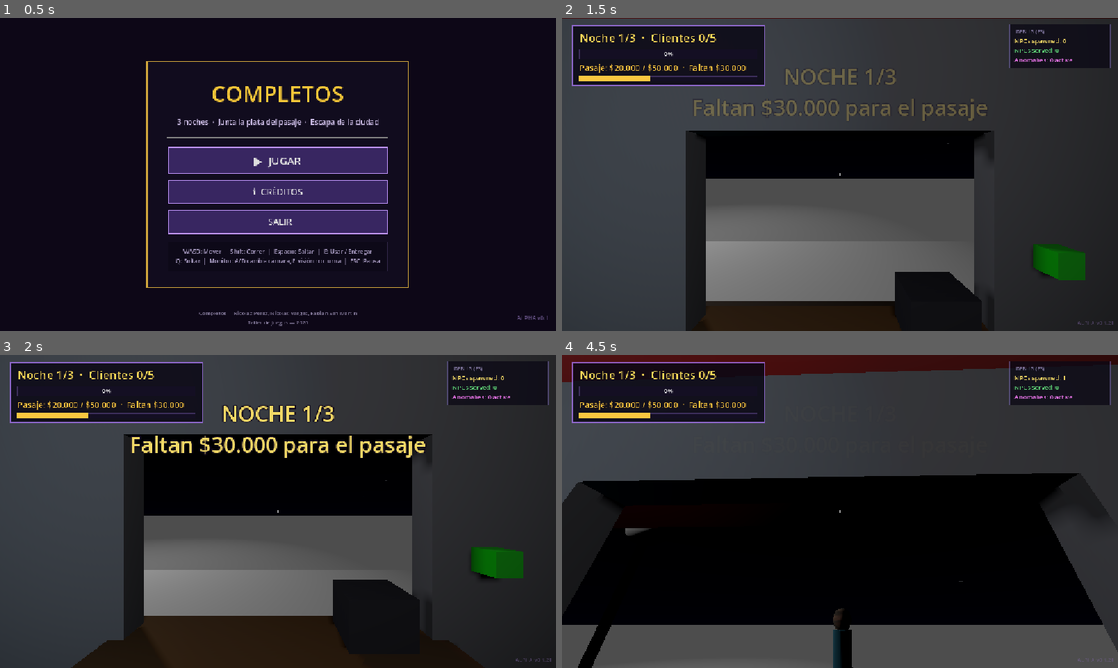
Above: before the commit, frames 1-4 (two rows, left to right).
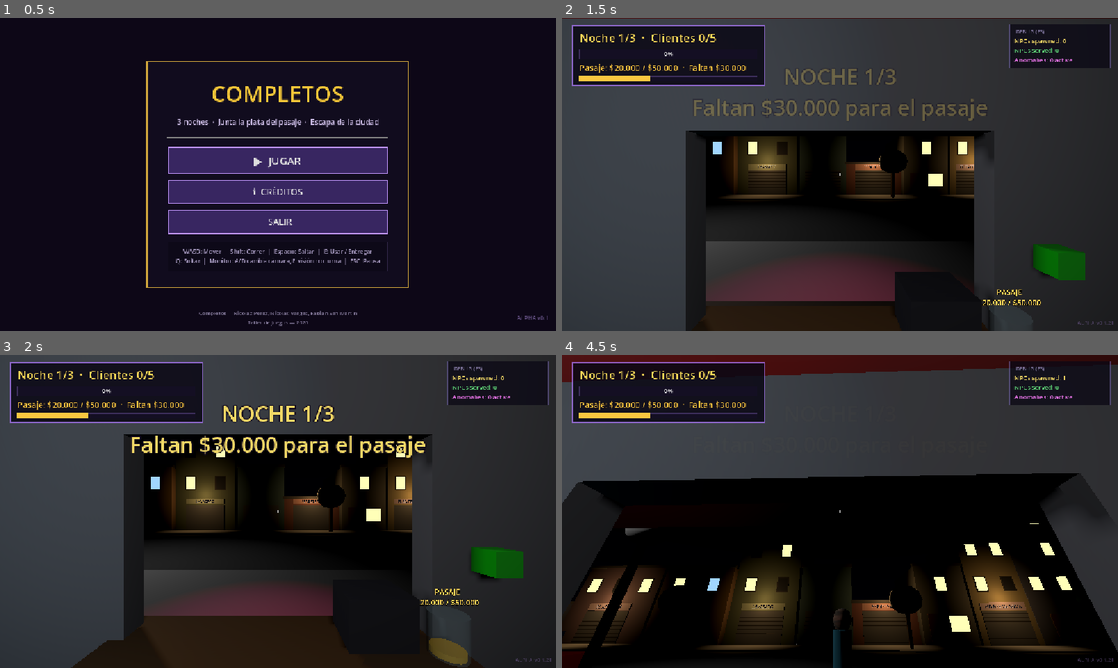
Above: after the commit, the same moments.

Repository: smfabiann/empanadas
Game: Godot game, scene res://scenes/ui/MainMenu.tscn
Same seed, same stepped clock (60 frames per second), same inputs: the game is played once before the commit and once after it. The engine's default icon, where the game draws it, is replaced by a stand-in: a white triangle on a blue panel in a dark square.
Inputs (mouse positions are in pixels of both pictures, inside the frame that each line leads up to):
- Up to frame 1 (0.5 s): no input
- Up to frame 2 (1.5 s): click "▶ JUGAR" at 0.5 s; click "Abrir el local (Noche 1)" at 1.25 s
- Up to frame 3 (2 s): no input
- Up to frame 4 (4.5 s): tap Enter at 2 s; move the mouse to (867, 511) at 2.02 s; hold Q (drop_item) 2.03-2.78 s; hold W from 2.03 s (still down); tap Space (jump) at 2.27, 3.02 s; move the mouse to (812, 511) at 2.77 s; tap E (interact) at 2.85 s; move the mouse to (851, 505) at 3.52 s; hold Shift (sprint) 3.53-4.28 s; move the mouse to (834, 517) at 4.27 s; tap F at 4.35 s

Frame 1 is identical in both runs. In frame 2, 21% of the frame differs, in the area x 25-87%, y 37-92%; in frame 3, 18%; in frame 4, 21%, in the area x 0-100%, y 53-100%.

Commit message:
feat(mapa): barrio nocturno, letrero de neón, paradero y alcancía del pasaje (HU-08)
- CityBlock (@tool): cuadras con ventanas encendidas, cortinas y letreros iluminados.
- Letrero de neón COMPLETOS que parpadea, paradero con afiche de la Terminal,
  auto estacionado, árboles y postes con cables.
- Alcancía con los ahorros y calendario con la noche actual dentro del local.
- Menú del local con precios y la opción MOJADO.

Co-Authored-By: Claude Opus 5.5 (1M context) <noreply@anthropic.com>
Claude-Session: https://claude.ai/code/session_01MWzsMLVFfv4UFsuvuHcJ38

Diff:
--- a/scenes/Main.tscn
+++ b/scenes/Main.tscn
@@ -26,6 +26,8 @@
 [ext_resource type="Resource" path="res://resources/anomalies/cctv_lurker.tres" id="21_cctv_lurker"]
 [ext_resource type="Resource" path="res://resources/anomalies/cctv_intruder.tres" id="22_cctv_intruder"]
 [ext_resource type="Resource" path="res://resources/anomalies/cctv_power_failure.tres" id="23_cctv_power"]
+[ext_resource type="PackedScene" path="res://scenes/map/Neighborhood.tscn" id="24_neighborhood"]
+[ext_resource type="PackedScene" path="res://scenes/map/ShopDecor.tscn" id="25_shop_decor"]
 
 [sub_resource type="ShaderMaterial" id="ShaderMaterial_sky"]
 shader = ExtResource("6_sky_shader")
@@ -248,11 +250,12 @@
 [node name="MenuText" type="Label3D" parent="Map/Shop/MenuBoard2" unique_id=2033375694]
 transform = Transform3D(-1, 0, -8.74228e-08, 0, 1, 0, 8.74228e-08, 0, -1, 0, 0, -0.06)
 modulate = Color(1, 0.95, 0.8, 1)
-text = "MENÚ COMPLETOS
+text = "MENÚ COMPLETOS  $3.000
 • Italiano (Palta+Mayo)
 • Con Todo (P+M+K)
 • Palta / Mayo / Kétchup
 • Mayo-Kétchup
+• MOJADO (olla) +$500
 (¡Base Vienesa obligatoria!)"
 font_size = 28
 outline_size = 4
@@ -354,6 +357,10 @@
 
 [node name="Bed" parent="Map" unique_id=570794177 instance=ExtResource("11_bb450")]
 transform = Transform3D(1, 0, 0, 0, 1, 0, 0, 0, 1, 2.6, 0.3, -2.5)
+
+[node name="Neighborhood" parent="Map" instance=ExtResource("24_neighborhood")]
+
+[node name="ShopDecor" parent="Map" instance=ExtResource("25_shop_decor")]
 
 [node name="MainSign" type="Label3D" parent="." unique_id=1382313851]
 transform = Transform3D(-1, 0, -8.74228e-08, 0, 1, 0, 8.74228e-08, 0, -1, 0, 2.2, -0.2)
--- /dev/null
+++ b/scenes/map/Neighborhood.tscn
@@ -0,0 +1,323 @@
+[gd_scene format=3]
+
+[ext_resource type="Script" path="res://scripts/map/CityBlock.gd" id="1_block"]
+[ext_resource type="Script" path="res://scripts/map/NeonSign.gd" id="2_neon"]
+
+[sub_resource type="StandardMaterial3D" id="Mat_sign_board"]
+albedo_color = Color(0.06, 0.05, 0.08, 1)
+
+[sub_resource type="StandardMaterial3D" id="Mat_metal"]
+albedo_color = Color(0.45, 0.47, 0.5, 1)
+metallic = 0.6
+roughness = 0.4
+
+[sub_resource type="StandardMaterial3D" id="Mat_glass"]
+transparency = 1
+albedo_color = Color(0.6, 0.75, 0.85, 0.25)
+roughness = 0.05
+
+[sub_resource type="StandardMaterial3D" id="Mat_bench"]
+albedo_color = Color(0.35, 0.22, 0.12, 1)
+
+[sub_resource type="StandardMaterial3D" id="Mat_poster"]
+albedo_color = Color(0.95, 0.9, 0.75, 1)
+emission_enabled = true
+emission = Color(0.9, 0.85, 0.7, 1)
+emission_energy_multiplier = 0.35
+
+[sub_resource type="StandardMaterial3D" id="Mat_car"]
+albedo_color = Color(0.45, 0.08, 0.08, 1)
+metallic = 0.4
+roughness = 0.35
+
+[sub_resource type="StandardMaterial3D" id="Mat_car_glass"]
+albedo_color = Color(0.08, 0.1, 0.14, 1)
+roughness = 0.1
+
+[sub_resource type="StandardMaterial3D" id="Mat_tire"]
+albedo_color = Color(0.04, 0.04, 0.04, 1)
+
+[sub_resource type="StandardMaterial3D" id="Mat_tail"]
+albedo_color = Color(1, 0.1, 0.05, 1)
+emission_enabled = true
+emission = Color(1, 0.1, 0.05, 1)
+emission_energy_multiplier = 0.6
+
+[sub_resource type="StandardMaterial3D" id="Mat_trunk"]
+albedo_color = Color(0.25, 0.17, 0.1, 1)
+
+[sub_resource type="StandardMaterial3D" id="Mat_leaves"]
+albedo_color = Color(0.1, 0.22, 0.1, 1)
+
+[sub_resource type="StandardMaterial3D" id="Mat_pole"]
+albedo_color = Color(0.3, 0.27, 0.24, 1)
+
+[sub_resource type="StandardMaterial3D" id="Mat_cable"]
+albedo_color = Color(0.02, 0.02, 0.02, 1)
+
+[node name="Neighborhood" type="Node3D"]
+
+[node name="CuadraEnfrente" type="Node3D" parent="."]
+transform = Transform3D(1, 0, 0, 0, 1, 0, 0, 0, 1, -30, 0, -21.6)
+script = ExtResource("1_block")
+block_length = 60.0
+depth = 8.0
+max_floors = 4
+lit_window_chance = 0.4
+seed_value = 7
+sign_lights = true
+
+[node name="CuadraPoniente" type="Node3D" parent="."]
+transform = Transform3D(-1, 0, 0, 0, 1, 0, 0, 0, -1, -4.9, 0, -4.0)
+script = ExtResource("1_block")
+block_length = 30.0
+depth = 6.0
+max_floors = 3
+seed_value = 3
+
+[node name="CuadraOriente" type="Node3D" parent="."]
+transform = Transform3D(-1, 0, 0, 0, 1, 0, 0, 0, -1, 34.2, 0, -4.0)
+script = ExtResource("1_block")
+block_length = 30.0
+depth = 6.0
+max_floors = 3
+seed_value = 11
+
+[node name="LetreroNeon" type="Node3D" parent="."]
+transform = Transform3D(-1, 0, 0, 0, 1, 0, 0, 0, -1, -0.43, 3.75, -3.82)
+script = ExtResource("2_neon")
+
+[node name="Board" type="CSGBox3D" parent="LetreroNeon"]
+size = Vector3(3.6, 0.95, 0.12)
+material = SubResource("Mat_sign_board")
+
+[node name="Text" type="Label3D" parent="LetreroNeon"]
+transform = Transform3D(1, 0, 0, 0, 1, 0, 0, 0, 1, 0, 0.08, 0.075)
+pixel_size = 0.0045
+shaded = false
+modulate = Color(1, 0.25, 0.45, 1)
+outline_modulate = Color(1, 0.1, 0.3, 0.45)
+text = "COMPLETOS"
+font_size = 150
+outline_size = 18
+
+[node name="Open" type="Label3D" parent="LetreroNeon"]
+transform = Transform3D(1, 0, 0, 0, 1, 0, 0, 0, 1, 0, -0.33, 0.075)
+pixel_size = 0.003
+modulate = Color(0.35, 1, 0.55, 1)
+text = "ABIERTO DE NOCHE · MOJADOS DE TALCA"
+font_size = 56
+outline_size = 6
+
+[node name="Glow" type="OmniLight3D" parent="LetreroNeon"]
+transform = Transform3D(1, 0, 0, 0, 1, 0, 0, 0, 1, 0, -0.3, 0.8)
+light_color = Color(1, 0.3, 0.5, 1)
+light_energy = 1.4
+shadow_enabled = true
+omni_range = 4.5
+
+[node name="Paradero" type="Node3D" parent="."]
+transform = Transform3D(1, 0, 0, 0, 1, 0, 0, 0, 1, 7.5, 0.1, -6.3)
+
+[node name="Back" type="CSGBox3D" parent="Paradero"]
+transform = Transform3D(1, 0, 0, 0, 1, 0, 0, 0, 1, 0, 1.15, 0.65)
+size = Vector3(3, 2.2, 0.05)
+material = SubResource("Mat_glass")
+
+[node name="Roof" type="CSGBox3D" parent="Paradero"]
+transform = Transform3D(1, 0, 0, 0, 1, 0, 0, 0, 1, 0, 2.3, 0.15)
+size = Vector3(3.3, 0.08, 1.3)
+material = SubResource("Mat_metal")
+
+[node name="PostLeft" type="CSGBox3D" parent="Paradero"]
+transform = Transform3D(1, 0, 0, 0, 1, 0, 0, 0, 1, -1.5, 1.15, 0.65)
+size = Vector3(0.08, 2.3, 0.08)
+material = SubResource("Mat_metal")
+
+[node name="PostRight" type="CSGBox3D" parent="Paradero"]
+transform = Transform3D(1, 0, 0, 0, 1, 0, 0, 0, 1, 1.5, 1.15, 0.65)
+size = Vector3(0.08, 2.3, 0.08)
+material = SubResource("Mat_metal")
+
+[node name="Bench" type="CSGBox3D" parent="Paradero"]
+transform = Transform3D(1, 0, 0, 0, 1, 0, 0, 0, 1, 0, 0.45, 0.35)
+size = Vector3(2.2, 0.08, 0.4)
+material = SubResource("Mat_bench")
+
+[node name="Poster" type="CSGBox3D" parent="Paradero"]
+transform = Transform3D(1, 0, 0, 0, 1, 0, 0, 0, 1, 0.75, 1.3, 0.62)
+size = Vector3(1.1, 1.5, 0.02)
+material = SubResource("Mat_poster")
+
+[node name="PosterText" type="Label3D" parent="Paradero"]
+transform = Transform3D(-1, 0, 0, 0, 1, 0, 0, 0, -1, 0.75, 1.3, 0.605)
+pixel_size = 0.0025
+modulate = Color(0.15, 0.1, 0.1, 1)
+text = "TERMINAL DE BUSES
+
+ÚLTIMA SALIDA
+06:00 AM
+
+¡Deja atrás
+la ciudad!
+
+Pasaje + empezar
+de nuevo: $50.000"
+font_size = 42
+outline_size = 0
+
+[node name="SignPole" type="CSGCylinder3D" parent="Paradero"]
+transform = Transform3D(1, 0, 0, 0, 1, 0, 0, 0, 1, -1.9, 1.3, -0.6)
+radius = 0.04
+height = 2.6
+material = SubResource("Mat_metal")
+
+[node name="SignPlate" type="CSGBox3D" parent="Paradero/SignPole"]
+transform = Transform3D(1, 0, 0, 0, 1, 0, 0, 0, 1, 0, 1.05, 0)
+size = Vector3(0.5, 0.6, 0.03)
+material = SubResource("Mat_poster")
+
+[node name="SignText" type="Label3D" parent="Paradero/SignPole"]
+transform = Transform3D(-1, 0, 0, 0, 1, 0, 0, 0, -1, 0, 1.05, -0.02)
+pixel_size = 0.0025
+modulate = Color(0.05, 0.2, 0.5, 1)
+text = "PARADERO
+PD-1043
+Terminal"
+font_size = 36
+outline_size = 0
+
+[node name="AutoEstacionado" type="Node3D" parent="."]
+transform = Transform3D(1, 0, 0, 0, 1, 0, 0, 0, 1, -10, 0, -9.3)
+
+[node name="Body" type="CSGBox3D" parent="AutoEstacionado"]
+transform = Transform3D(1, 0, 0, 0, 1, 0, 0, 0, 1, 0, 0.6, 0)
+size = Vector3(4.2, 0.7, 1.8)
+material = SubResource("Mat_car")
+
+[node name="Cabin" type="CSGBox3D" parent="AutoEstacionado"]
+transform = Transform3D(1, 0, 0, 0, 1, 0, 0, 0, 1, -0.2, 1.2, 0)
+size = Vector3(2.2, 0.55, 1.6)
+material = SubResource("Mat_car_glass")
+
+[node name="WheelFL" type="CSGCylinder3D" parent="AutoEstacionado"]
+transform = Transform3D(1, 0, 0, 0, 0, -1, 0, 1, 0, 1.35, 0.33, 0.85)
+radius = 0.33
+height = 0.22
+sides = 14
+material = SubResource("Mat_tire")
+
+[node name="WheelFR" type="CSGCylinder3D" parent="AutoEstacionado"]
+transform = Transform3D(1, 0, 0, 0, 0, -1, 0, 1, 0, 1.35, 0.33, -0.85)
+radius = 0.33
+height = 0.22
+sides = 14
+material = SubResource("Mat_tire")
+
+[node name="WheelRL" type="CSGCylinder3D" parent="AutoEstacionado"]
+transform = Transform3D(1, 0, 0, 0, 0, -1, 0, 1, 0, -1.35, 0.33, 0.85)
+radius = 0.33
+height = 0.22
+sides = 14
+material = SubResource("Mat_tire")
+
+[node name="WheelRR" type="CSGCylinder3D" parent="AutoEstacionado"]
+transform = Transform3D(1, 0, 0, 0, 0, -1, 0, 1, 0, -1.35, 0.33, -0.85)
+radius = 0.33
+height = 0.22
+sides = 14
+material = SubResource("Mat_tire")
+
+[node name="TailLightL" type="CSGBox3D" parent="AutoEstacionado"]
+transform = Transform3D(1, 0, 0, 0, 1, 0, 0, 0, 1, -2.11, 0.7, 0.6)
+size = Vector3(0.04, 0.15, 0.35)
+material = SubResource("Mat_tail")
+
+[node name="TailLightR" type="CSGBox3D" parent="AutoEstacionado"]
+transform = Transform3D(1, 0, 0, 0, 1, 0, 0, 0, 1, -2.11, 0.7, -0.6)
+size = Vector3(0.04, 0.15, 0.35)
+material = SubResource("Mat_tail")
+
+[node name="Arboles" type="Node3D" parent="."]
+
+[node name="Arbol1" type="Node3D" parent="Arboles"]
+transform = Transform3D(1, 0, 0, 0, 1, 0, 0, 0, 1, -13, 0.1, -19.4)
+
+[node name="Trunk" type="CSGCylinder3D" parent="Arboles/Arbol1"]
+transform = Transform3D(1, 0, 0, 0, 1, 0, 0, 0, 1, 0, 1.25, 0)
+radius = 0.14
+height = 2.5
+material = SubResource("Mat_trunk")
+
+[node name="Crown" type="CSGSphere3D" parent="Arboles/Arbol1"]
+transform = Transform3D(1, 0, 0, 0, 0.85, 0, 0, 0, 1, 0, 3.0, 0)
+radius = 1.3
+radial_segments = 10
+rings = 6
+material = SubResource("Mat_leaves")
+
+[node name="Arbol2" type="Node3D" parent="Arboles"]
+transform = Transform3D(1, 0, 0, 0, 1, 0, 0, 0, 1, 4, 0.1, -19.4)
+
+[node name="Trunk" type="CSGCylinder3D" parent="Arboles/Arbol2"]
+transform = Transform3D(1, 0, 0, 0, 1, 0, 0, 0, 1, 0, 1.25, 0)
+radius = 0.14
+height = 2.5
+material = SubResource("Mat_trunk")
+
+[node name="Crown" type="CSGSphere3D" parent="Arboles/Arbol2"]
+transform = Transform3D(1, 0, 0, 0, 0.85, 0, 0, 0, 1, 0, 3.0, 0)
+radius = 1.2
+radial_segments = 10
+rings = 6
+material = SubResource("Mat_leaves")
+
+[node name="Arbol3" type="Node3D" parent="Arboles"]
+transform = Transform3D(1, 0, 0, 0, 1, 0, 0, 0, 1, 18, 0.1, -19.4)
+
+[node name="Trunk" type="CSGCylinder3D" parent="Arboles/Arbol3"]
+transform = Transform3D(1, 0, 0, 0, 1, 0, 0, 0, 1, 0, 1.25, 0)
+radius = 0.14
+height = 2.5
+material = SubResource("Mat_trunk")
+
+[node name="Crown" type="CSGSphere3D" parent="Arboles/Arbol3"]
+transform = Transform3D(1, 0, 0, 0, 0.85, 0, 0, 0, 1, 0, 3.0, 0)
+radius = 1.4
+radial_segments = 10
+rings = 6
+material = SubResource("Mat_leaves")
+
+[node name="Postes" type="Node3D" parent="."]
+
+[node name="Poste1" type="CSGCylinder3D" parent="Postes"]
+transform = Transform3D(1, 0, 0, 0, 1, 0, 0, 0, 1, -18, 3.6, -5.6)
+radius = 0.12
+height = 7.0
+material = SubResource("Mat_pole")
+
+[node name="Cruceta" type="CSGBox3D" parent="Postes/Poste1"]
+transform = Transform3D(1, 0, 0, 0, 1, 0, 0, 0, 1, 0, 3.0, 0)
+size = Vector3(0.1, 0.1, 1.4)
+material = SubResource("Mat_pole")
+
+[node name="Poste2" type="CSGCylinder3D" parent="Postes"]
+transform = Transform3D(1, 0, 0, 0, 1, 0, 0, 0, 1, 14, 3.6, -5.6)
+radius = 0.12
+height = 7.0
+material = SubResource("Mat_pole")
+
+[node name="Cruceta" type="CSGBox3D" parent="Postes/Poste2"]
+transform = Transform3D(1, 0, 0, 0, 1, 0, 0, 0, 1, 0, 3.0, 0)
+size = Vector3(0.1, 0.1, 1.4)
+material = SubResource("Mat_pole")
+
+[node name="Cable1" type="CSGBox3D" parent="Postes"]
+transform = Transform3D(1, 0, 0, 0, 1, 0, 0, 0, 1, -2, 6.55, -5.0)
+size = Vector3(32, 0.025, 0.025)
+material = SubResource("Mat_cable")
+
+[node name="Cable2" type="CSGBox3D" parent="Postes"]
+transform = Transform3D(1, 0, 0, 0, 1, 0, 0, 0, 1, -2, 6.55, -6.2)
+size = Vector3(32, 0.025, 0.025)
+material = SubResource("Mat_cable")
--- /dev/null
+++ b/scenes/map/ShopDecor.tscn
@@ -0,0 +1,79 @@
+[gd_scene format=3]
+
+[ext_resource type="Script" path="res://scripts/map/EscapeProgressProp.gd" id="1_prop"]
+
+[sub_resource type="StandardMaterial3D" id="Mat_jar_glass"]
+transparency = 1
+albedo_color = Color(0.75, 0.9, 0.95, 0.3)
+roughness = 0.05
+
+[sub_resource type="StandardMaterial3D" id="Mat_coins"]
+albedo_color = Color(0.95, 0.75, 0.25, 1)
+metallic = 0.8
+roughness = 0.3
+emission_enabled = true
+emission = Color(0.6, 0.45, 0.1, 1)
+emission_energy_multiplier = 0.4
+
+[sub_resource type="StandardMaterial3D" id="Mat_paper"]
+albedo_color = Color(0.95, 0.93, 0.85, 1)
+
+[sub_resource type="StandardMaterial3D" id="Mat_red"]
+albedo_color = Color(0.75, 0.1, 0.1, 1)
+
+[node name="ShopDecor" type="Node3D"]
+
+[node name="Alcancia" type="Node3D" parent="."]
+transform = Transform3D(1, 0, 0, 0, 1, 0, 0, 0, 1, 0.55, 0.98, -3.48)
+script = ExtResource("1_prop")
+
+[node name="Glass" type="CSGCylinder3D" parent="Alcancia"]
+transform = Transform3D(1, 0, 0, 0, 1, 0, 0, 0, 1, 0, 0.12, 0)
+radius = 0.1
+height = 0.24
+sides = 16
+material = SubResource("Mat_jar_glass")
+
+[node name="Fill" type="Node3D" parent="Alcancia"]
+transform = Transform3D(1, 0, 0, 0, 0.4, 0, 0, 0, 1, 0, 0.005, 0)
+
+[node name="Coins" type="CSGCylinder3D" parent="Alcancia/Fill"]
+transform = Transform3D(1, 0, 0, 0, 1, 0, 0, 0, 1, 0, 0.11, 0)
+radius = 0.088
+height = 0.22
+sides = 16
+material = SubResource("Mat_coins")
+
+[node name="Text" type="Label3D" parent="Alcancia"]
+transform = Transform3D(1, 0, 0, 0, 1, 0, 0, 0, 1, 0, 0.33, 0)
+pixel_size = 0.0011
+billboard = 1
+modulate = Color(1, 0.85, 0.35, 1)
+text = "PASAJE
+$20.000 / $50.000"
+font_size = 40
+outline_size = 8
+
+[node name="Calendario" type="Node3D" parent="."]
+transform = Transform3D(1, 0, 0, 0, 1, 0, 0, 0, 1, -2.9, 1.95, -3.6)
+script = ExtResource("1_prop")
+mode = 1
+
+[node name="Paper" type="CSGBox3D" parent="Calendario"]
+size = Vector3(0.8, 0.62, 0.02)
+material = SubResource("Mat_paper")
+
+[node name="Header" type="CSGBox3D" parent="Calendario"]
+transform = Transform3D(1, 0, 0, 0, 1, 0, 0, 0, 1, 0, 0.27, 0.002)
+size = Vector3(0.8, 0.08, 0.02)
+material = SubResource("Mat_red")
+
+[node name="Text" type="Label3D" parent="Calendario"]
+transform = Transform3D(1, 0, 0, 0, 1, 0, 0, 0, 1, 0, -0.03, 0.015)
+pixel_size = 0.0028
+modulate = Color(0.1, 0.08, 0.08, 1)
+text = "NOCHE 1 DE 3
+[1] [ ] [ ]
+BUS: 06:00 AM"
+font_size = 40
+outline_size = 0
--- /dev/null
+++ b/scripts/map/CityBlock.gd
@@ -0,0 +1,188 @@
+@tool
+class_name CityBlock
+extends Node3D
+## Genera una cuadra de edificios bajos de barrio (fachadas, ventanas encendidas,
+## cortinas metálicas y letreros) a lo largo del eje X local.
+## La fachada mira hacia +Z local y los edificios se extienden hacia -Z.
+## Es determinista (semilla) y se ve también en el editor gracias a @tool.
+
+## Largo total de la cuadra (metros, eje X local)
+@export var block_length: float = 40.0:
+	set(v):
+		block_length = v
+		_queue_rebuild()
+## Fondo de los edificios (metros, hacia -Z local)
+@export var depth: float = 6.0:
+	set(v):
+		depth = v
+		_queue_rebuild()
+## Rango de pisos por edificio
+@export var min_floors: int = 1:
+	set(v):
+		min_floors = v
+		_queue_rebuild()
+@export var max_floors: int = 4:
+	set(v):
+		max_floors = v
+		_queue_rebuild()
+## Probabilidad de que una ventana esté encendida
+@export_range(0.0, 1.0, 0.05) var lit_window_chance: float = 0.35:
+	set(v):
+		lit_window_chance = v
+		_queue_rebuild()
+## Semilla para que la cuadra siempre se genere igual
+@export var seed_value: int = 1:
+	set(v):
+		seed_value = v
+		_queue_rebuild()
+## Genera colisión simple por edificio
+@export var with_collision: bool = true
+## Agrega una luz cálida sobre algunos letreros de los locales (hace legible la fachada de noche)
+@export var sign_lights: bool = false:
+	set(v):
+		sign_lights = v
+		_queue_rebuild()
+
+const FLOOR_HEIGHT := 3.0
+const FACADE_COLORS: Array[Color] = [
+	Color(0.62, 0.48, 0.32), Color(0.36, 0.5, 0.52), Color(0.6, 0.38, 0.34),
+	Color(0.5, 0.5, 0.47), Color(0.66, 0.6, 0.42), Color(0.38, 0.4, 0.5),
+	Color(0.55, 0.45, 0.5), Color(0.42, 0.47, 0.36)
+]
+const SHOP_SIGNS: Array[String] = [
+	"BOTILLERÍA", "FARMACIA", "PELUQUERÍA", "SE ARRIENDA", "CYBER", "MINIMARKET",
+	"FERRETERÍA", "LAVASECO", "SE VENDE", "PANADERÍA", "FUENTE DE SODA", "CERRAJERÍA"
+]
+
+var _rebuild_queued: bool = false
+var _mat_cache: Dictionary = {}
+
+
+func _ready() -> void:
+	rebuild()
+
+
+func _queue_rebuild() -> void:
+	if not is_inside_tree() or _rebuild_queued:
+		return
+	_rebuild_queued = true
+	rebuild.call_deferred()
+
+
+## Borra y vuelve a generar todos los edificios de la cuadra
+func rebuild() -> void:
+	_rebuild_queued = false
+	for child in get_children():
+		if child.has_meta("generated"):
+			remove_child(child)
+			child.queue_free()
+	var rng := RandomNumberGenerator.new()
+	rng.seed = seed_value
+	var x := 0.0
+	var index := 0
+	while x < block_length - 2.0:
+		var width: float = minf(rng.randf_range(4.0, 8.0), block_length - x)
+		var floors: int = rng.randi_range(maxi(min_floors, 1), maxi(max_floors, min_floors))
+		_build_building(rng, index, x + width * 0.5, width, floors)
+		x += width + rng.randf_range(0.0, 0.4)
+		index += 1
+
+
+func _mat(key: String, color: Color, emission: float = 0.0) -> StandardMaterial3D:
+	if _mat_cache.has(key):
+		return _mat_cache[key]
+	var m := StandardMaterial3D.new()
+	m.albedo_color = color
+	m.roughness = 0.85
+	if emission > 0.0:
+		m.emission_enabled = true
+		m.emission = color
+		m.emission_energy_multiplier = emission
+	_mat_cache[key] = m
+	return m
+
+
+func _box(parent: Node3D, size: Vector3, pos: Vector3, mat: Material) -> MeshInstance3D:
+	var mi := MeshInstance3D.new()
+	var mesh := BoxMesh.new()
+	mesh.size = size
+	mi.mesh = mesh
+	mi.position = pos
+	mi.material_override = mat
+	parent.add_child(mi)
+	return mi
+
+
+func _build_building(rng: RandomNumberGenerator, index: int, center_x: float, width: float, floors: int) -> void:
+	var b := Node3D.new()
+	b.name = "Edificio_%d" % index
+	b.set_meta("generated", true)
+	b.position = Vector3(center_x, 0, 0)
+	add_child(b)
+
+	var height: float = floors * FLOOR_HEIGHT
+	var color: Color = FACADE_COLORS[rng.randi() % FACADE_COLORS.size()]
+	var facade := _mat("facade_%d" % (index % FACADE_COLORS.size()), color.darkened(0.25))
+	_box(b, Vector3(width, height, depth), Vector3(0, height * 0.5, -depth * 0.5), facade)
+	# Cornisa
+	_box(b, Vector3(width + 0.2, 0.25, 0.35), Vector3(0, height + 0.12, -0.1), _mat("cornice", Color(0.25, 0.24, 0.23)))
+
+	var lit := _mat("window_lit", Color(1.0, 0.8, 0.45), 1.6)
+	var lit_tv := _mat("window_tv", Color(0.45, 0.6, 1.0), 1.4)
+	var dark := _mat("window_dark", Color(0.06, 0.07, 0.09))
+	var frame := _mat("frame", Color(0.15, 0.14, 0.13))
+	var cols: int = maxi(1, int(width / 2.2))
+	var spacing: float = width / cols
+
+	# Pisos superiores: ventanas
+	for f in range(1, floors):
+		for c in cols:
+			var wx: float = -width * 0.5 + spacing * (c + 0.5)
+			var wy: float = f * FLOOR_HEIGHT + 1.5
+			var roll := rng.randf()
+			var wmat: Material = dark
+			if roll < lit_window_chance:
+				wmat = lit_tv if roll < lit_window_chance * 0.15 else lit
+			_box(b, Vector3(1.0, 1.25, 0.06), Vector3(wx, wy, 0.03), frame)
+			_box(b, Vector3(0.86, 1.1, 0.08), Vector3(wx, wy, 0.04), wmat)
+
+	# Primer piso: local comercial con cortina metálica o puerta y ventana
+	var shutter := _mat("shutter", Color(0.32, 0.33, 0.35))
+	if rng.randf() < 0.6:
+		var sw: float = minf(width - 1.0, 3.6)
+		_box(b, Vector3(sw, 2.4, 0.08), Vector3(0, 1.2, 0.04), shutter)
+		for s in 8:
+			_box(b, Vector3(sw, 0.03, 0.1), Vector3(0, 0.25 + s * 0.28, 0.05), frame)
+		if rng.randf() < 0.75:
+			var sign_text: String = SHOP_SIGNS[rng.randi() % SHOP_SIGNS.size()]
+			_box(b, Vector3(sw, 0.55, 0.12), Vector3(0, 2.75, 0.06), _mat("signboard_%d" % (index % 3), color.lightened(0.2)))
+			var lbl := Label3D.new()
+			lbl.text = sign_text
+			lbl.font_size = 64
+			lbl.pixel_size = 0.0055
+			lbl.outline_size = 8
+			lbl.modulate = Color(0.12, 0.1, 0.1)
+			lbl.outline_modulate = Color(1, 1, 1, 0.25)
+			lbl.position = Vector3(0, 2.75, 0.14)
+			b.add_child(lbl)
+			if sign_lights:
+				var lamp := OmniLight3D.new()
+				lamp.light_color = Color(1.0, 0.78, 0.5)
+				lamp.light_energy = 1.6
+				lamp.omni_range = 5.0
+				lamp.position = Vector3(0, 3.3, 0.9)
+				b.add_child(lamp)
+	else:
+		_box(b, Vector3(1.0, 2.2, 0.08), Vector3(-width * 0.25, 1.1, 0.04), _mat("door", Color(0.3, 0.2, 0.12)))
+		var ground_win: Material = lit if rng.randf() < lit_window_chance else dark
+		_box(b, Vector3(1.4, 1.1, 0.08), Vector3(width * 0.2, 1.5, 0.04), ground_win)
+
+	if with_collision:
+		var body := StaticBody3D.new()
+		var col := CollisionShape3D.new()
+		var shape := BoxShape3D.new()
+		shape.size = Vector3(width, height, depth)
+		col.shape = shape
+		col.position = Vector3(0, height * 0.5, -depth * 0.5)
+		body.add_child(col)
+		b.add_child(body)
--- /dev/null
+++ b/scripts/map/EscapeProgressProp.gd
@@ -0,0 +1,67 @@
+class_name EscapeProgressProp
+extends Node3D
+## Objetos del local que muestran el avance de la historia en el mundo 3D:
+## - JAR: alcancía en el mostrador con los ahorros para el pasaje (se llena).
+## - CALENDAR: calendario en la pared con la noche actual y las noches tachadas.
+
+enum Mode { JAR, CALENDAR }
+
+@export var mode: Mode = Mode.JAR
+## Label3D que muestra el texto (por defecto el hijo "Text")
+@export var text_label: Label3D
+## Nodo con origen en la base que se escala en Y según el porcentaje ahorrado (solo JAR, por defecto el hijo "Fill")
+@export var fill_node: Node3D
+
+var _fill_full_height: float = 1.0
+
+
+func _ready() -> void:
+	if text_label == null:
+		text_label = get_node_or_null("Text") as Label3D
+	if fill_node == null:
+		fill_node = get_node_or_null("Fill") as Node3D
+	if fill_node:
+		_fill_full_height = maxf(fill_node.scale.y, 0.001)
+	if not GameManager.money_changed.is_connected(_on_money_changed):
+		GameManager.money_changed.connect(_on_money_changed)
+	if not GameManager.day_started.is_connected(_on_day_started):
+		GameManager.day_started.connect(_on_day_started)
+	refresh()
+
+
+func _exit_tree() -> void:
+	if GameManager.money_changed.is_connected(_on_money_changed):
+		GameManager.money_changed.disconnect(_on_money_changed)
+	if GameManager.day_started.is_connected(_on_day_started):
+		GameManager.day_started.disconnect(_on_day_started)
+
+
+func _on_money_changed(_savings: int, _delta: int, _reason: String) -> void:
+	refresh()
+
+
+func _on_day_started(_day: int, _max_clients: int) -> void:
+	refresh()
+
+
+func refresh() -> void:
+	match mode:
+		Mode.JAR:
+			var ratio: float = clampf(float(GameManager.savings) / float(maxi(GameManager.escape_goal, 1)), 0.0, 1.0)
+			if text_label:
+				text_label.text = "PASAJE\n$%s / $%s" % [GameManager.format_money(GameManager.savings), GameManager.format_money(GameManager.escape_goal)]
+			if fill_node:
+				# El nodo Fill tiene su origen en la base: escalar Y "llena" la alcancía hacia arriba
+				fill_node.scale.y = maxf(_fill_full_height * ratio, 0.001)
+		Mode.CALENDAR:
+			if text_label:
+				var total: int = maxi(GameManager.max_days, 1)
+				var marks: Array[String] = []
+				for d in range(1, total + 1):
+					if d < GameManager.current_day:
+						marks.append("[X]")
+					elif d == GameManager.current_day:
+						marks.append("[%d]" % d)
+					else:
+						marks.append("[ ]")
+				text_label.text = "NOCHE %d DE %d\n%s\nBUS: 06:00 AM" % [GameManager.current_day, total, " ".join(marks)]
--- /dev/null
+++ b/scripts/map/NeonSign.gd
@@ -0,0 +1,48 @@
+class_name NeonSign
+extends Node3D
+## Letrero de neón del local: parpadea de vez en cuando como un tubo viejo.
+## Si hay un Label3D "Text" y una luz "Glow" como hijos, los apaga/prende en conjunto.
+
+@export var flicker_enabled: bool = true
+## Segundos promedio entre parpadeos
+@export var mean_interval: float = 7.0
+@export var on_color: Color = Color(1.0, 0.25, 0.45, 1)
+@export var off_color: Color = Color(0.25, 0.06, 0.1, 1)
+
+@onready var _label: Label3D = get_node_or_null("Text")
+@onready var _glow: Light3D = get_node_or_null("Glow")
+
+var _base_energy: float = 1.0
+var _timer: float = 0.0
+
+
+func _ready() -> void:
+	if _glow:
+		_base_energy = _glow.light_energy
+	_set_on(true)
+	_timer = randf_range(mean_interval * 0.5, mean_interval * 1.5)
+
+
+func _process(delta: float) -> void:
+	if not flicker_enabled:
+		return
+	_timer -= delta
+	if _timer <= 0.0:
+		_timer = randf_range(mean_interval * 0.5, mean_interval * 1.5)
+		_flicker()
+
+
+func _flicker() -> void:
+	var tween := create_tween()
+	for i in randi_range(2, 4):
+		tween.tween_callback(_set_on.bind(false))
+		tween.tween_interval(randf_range(0.04, 0.12))
+		tween.tween_callback(_set_on.bind(true))
+		tween.tween_interval(randf_range(0.05, 0.2))
+
+
+func _set_on(value: bool) -> void:
+	if _label:
+		_label.modulate = on_color if value else off_color
+	if _glow:
+		_glow.light_energy = _base_energy if value else _base_energy * 0.1
Not shown, added: scripts/map/CityBlock.gd.uid
Not shown, added: scripts/map/EscapeProgressProp.gd.uid
Not shown, added: scripts/map/NeonSign.gd.uid
